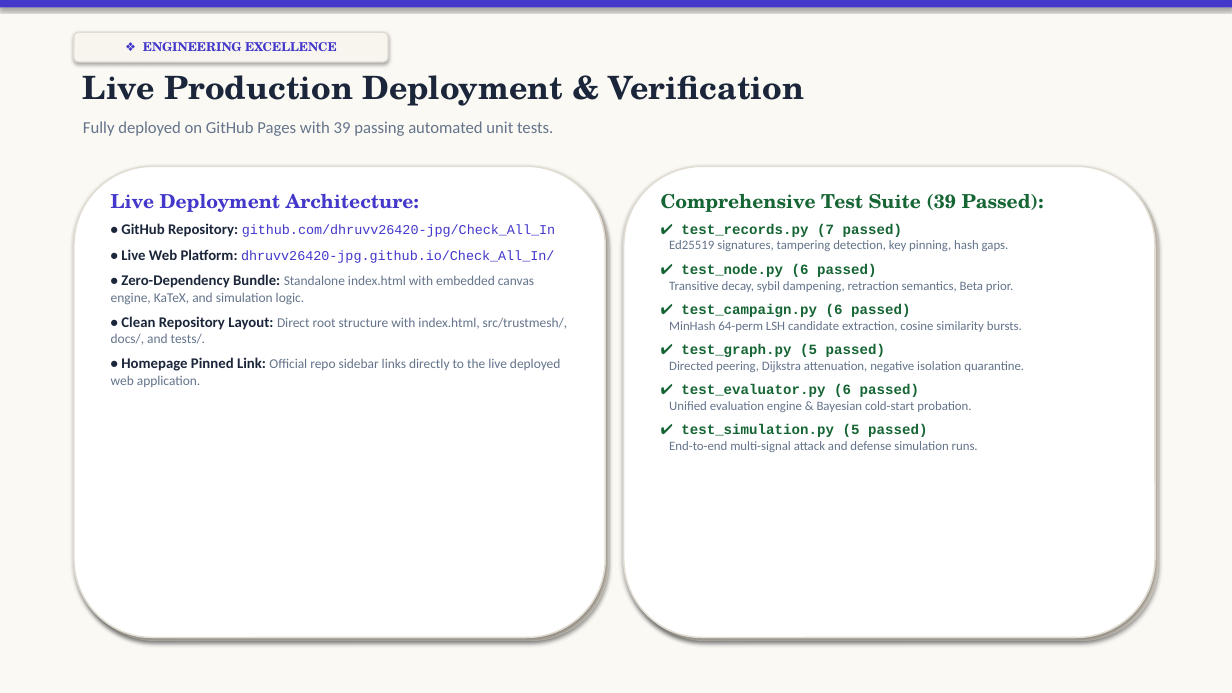
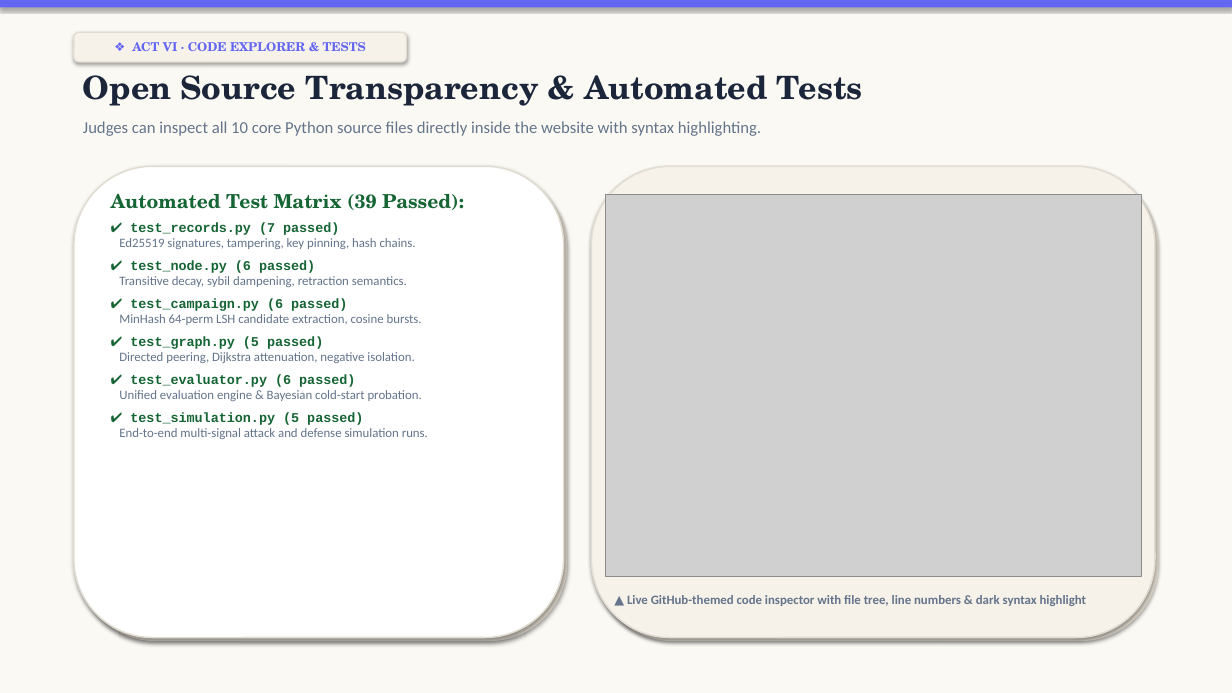
Before and after one commit to dhruvv26420-jpg/Check_All_In, a slide deck: slide 9 of Check_All_In.pptx. Drawn at 1232x693 pixels with LibreOffice and Linux fonts; fonts in the diff are those of the drawing; grey boxes stand for pictures. Boxes give left, top, right and bottom in pixels: in the first picture for what was removed or moved away, otherwise in the second. Text is boxed around its words. In the diff, an @@ line names an element or a change of style, - is before the commit and + after.

Commit message:
feat: complete ultimate presentation with cinematic front page, roadmap index, and full character styling

```diff
--- a/Check_All_In.pptx
+++ b/Check_All_In.pptx
@@ rectangle at <box>0,0,1232,7</box>: fill #4338CA to #6366F1 @@
@@ rounded rectangle "❖ ACT VI · CODE ...": place and size @@
-rounded rectangle "❖ ACT VI · CODE ..." at <box>74,32,388,62</box>
+rounded rectangle "❖ ACT VI · CODE ..." at <box>74,32,407,62</box>
@@ rounded rectangle "❖ ACT VI · CODE ..." at <box>74,32,407,62</box>: fill #F8F5EE to #F6F2E9 @@
@@ text in rounded rectangle at <box>132,42,366,51</box>: text changed; text colour #4338CA to #6366F1 @@
-❖ ENGINEERING EXCELLENCE
+❖ ACT VI · CODE EXPLORER & TESTS
@@ text at <box>83,75,863,106</box>: text changed @@
-Live Production Deployment & Verification
+Open Source Transparency & Automated Tests
@@ text at <box>83,121,761,136</box>: text changed @@
-Fully deployed on GitHub Pages with 39 passing automated unit tests.
+Judges can inspect all 10 core Python source files directly inside the website with syntax highlighting.
@@ rounded rectangle: place and size @@
-rounded rectangle at <box>74,166,605,638</box>
+rounded rectangle at <box>74,166,564,638</box>
@@ rounded rectangle at <box>78,170,567,641</box>: fill #DCD5C9 to #DFD8CC @@
@@ rounded rectangle: place and size @@
-rounded rectangle at <box>78,170,609,641</box>
+rounded rectangle at <box>78,170,567,641</box>
@@ rounded rectangle: place and size @@
-rounded rectangle at <box>624,166,1155,638</box>
+rounded rectangle at <box>592,166,1155,638</box>
@@ rounded rectangle at <box>592,166,1155,638</box>: fill #FFFFFF to #F6F2E9 @@
@@ rounded rectangle: place and size @@
-rounded rectangle at <box>628,170,1159,641</box>
+rounded rectangle at <box>595,170,1159,641</box>
@@ rounded rectangle at <box>595,170,1159,641</box>: fill #DCD5C9 to #DFD8CC @@
@@ text at <box>111,194,464,439</box>: text changed; size 10.5 to 10 pt @@
-Live Deployment Architecture:
-• GitHub Repository: github.com/dhruvv26420-jpg/Check_All_In
-• Live Web Platform: dhruvv26420-jpg.github.io/Check_All_In/
-• Zero-Dependency Bundle: Standalone index.html with embedded canvas engine, KaTeX, and simulation logic.
-• Clean Repository Layout: Direct root structure with index.html, src/trustmesh/, docs/, and tests/.
-• Homepage Pinned Link: Official repo sidebar links directly to the live deployed web application.
+Automated Test Matrix (39 Passed):
+✔ test_records.py (7 passed)
+Ed25519 signatures, tampering, key pinning, hash chains.
+✔ test_node.py (6 passed)
+Transitive decay, sybil dampening, retraction semantics.
+✔ test_campaign.py (6 passed)
+MinHash 64-perm LSH candidate extraction, cosine bursts.
+✔ test_graph.py (5 passed)
+Directed peering, Dijkstra attenuation, negative isolation.
+✔ test_evaluator.py (6 passed)
+Unified evaluation engine & Bayesian cold-start probation.
+✔ test_simulation.py (5 passed)
+End-to-end multi-signal attack and defense simulation runs.
@@ picture added at <box>605,194,1141,577</box> @@
@@ text removed at <box>661,194,1044,452</box> @@
-Comprehensive Test Suite (39 Passed):
-✔ test_records.py (7 passed)
-Ed25519 signatures, tampering detection, key pinning, hash gaps.
-✔ test_node.py (6 passed)
-Transitive decay, sybil dampening, retraction semantics, Beta prior.
-✔ test_campaign.py (6 passed)
-MinHash 64-perm LSH candidate extraction, cosine similarity bursts.
-✔ test_graph.py (5 passed)
-Directed peering, Dijkstra attenuation, negative isolation quarantine.
-✔ test_evaluator.py (6 passed)
-Unified evaluation engine & Bayesian cold-start probation.
-✔ test_simulation.py (5 passed)
-End-to-end multi-signal attack and defense simulation runs.
@@ text added at <box>627,595,1086,606</box>, 10 pt, text #64748B, bold @@
+▲ Live GitHub-themed code inspector with file tree, line numbers & dark syntax highlight
```
Also in this commit, not shown: 7 other slides changed, 2 slides added, 2 slides removed, 1 other file.
